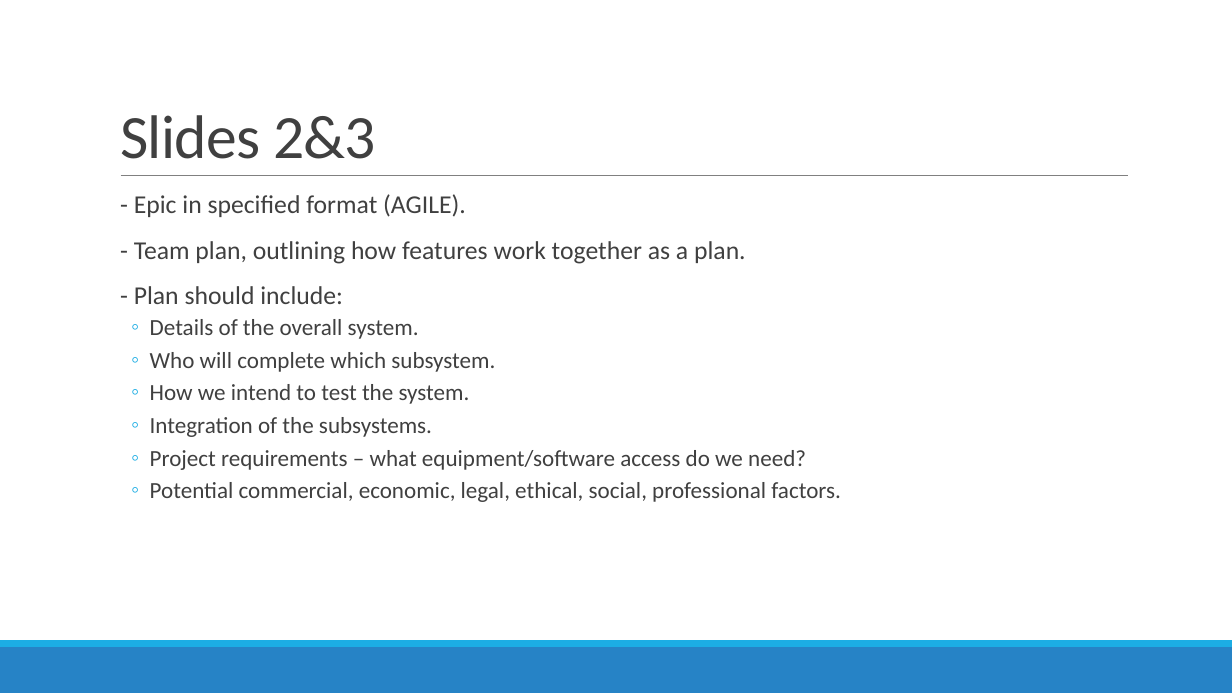
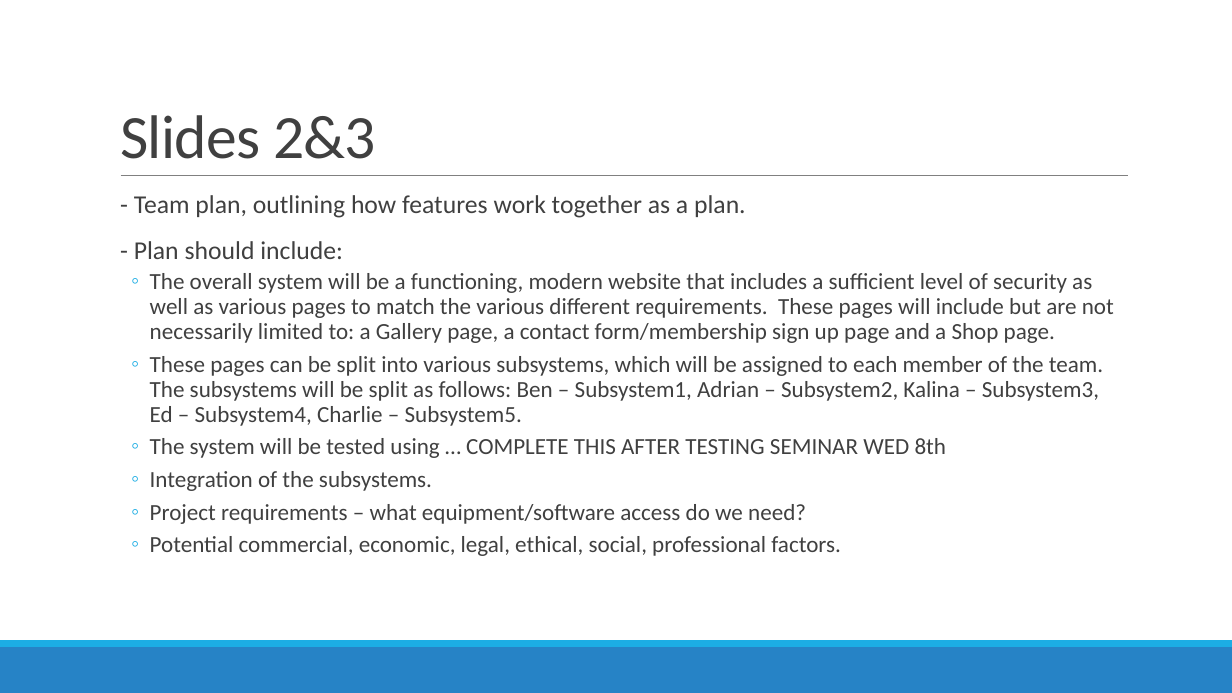
Before and after one commit to benkelly2/KV6002, a slide deck: slide 4 of KV6002_21 TOR Presentation.pptx. Drawn at 1232x693 pixels with LibreOffice and Linux fonts; fonts in the diff are those of the drawing. Boxes give left, top, right and bottom in pixels: in the first picture for what was removed or moved away, otherwise in the second. Text is boxed around its words. In the diff, an @@ line names an element or a change of style, - is before the commit and + after.

```diff
--- a/KV6002_21 TOR Presentation.pptx
+++ b/KV6002_21 TOR Presentation.pptx
@@ text at (x1=134, y1=194, x2=466, y2=217): paragraph removed @@
-  - Epic in specified format (AGILE).
@@ text at (x1=150, y1=273, x2=1114, y2=458): text changed @@
-  ◦ Details of the overall system.
-  ◦ Who will complete which subsystem.
-  ◦ How we intend to test the system.
+  ◦ The overall system will be a functioning, modern website that includes a sufficient level of security as well as various pages to match the various different requirements. These pages will include but are not necessarily limited to: a Gallery page, a contact form/membership sign up page and a Shop page.
+  ◦ These pages can be split into various subsystems, which will be assigned to each member of the team. The subsystems will be split as follows: Ben – Subsystem1, Adrian – Subsystem2, Kalina – Subsystem3, Ed – Subsystem4, Charlie – Subsystem5.
+  ◦ The system will be tested using … COMPLETE THIS AFTER TESTING SEMINAR WED 8th
```
Also in this commit, not shown: 2 other slides changed.
